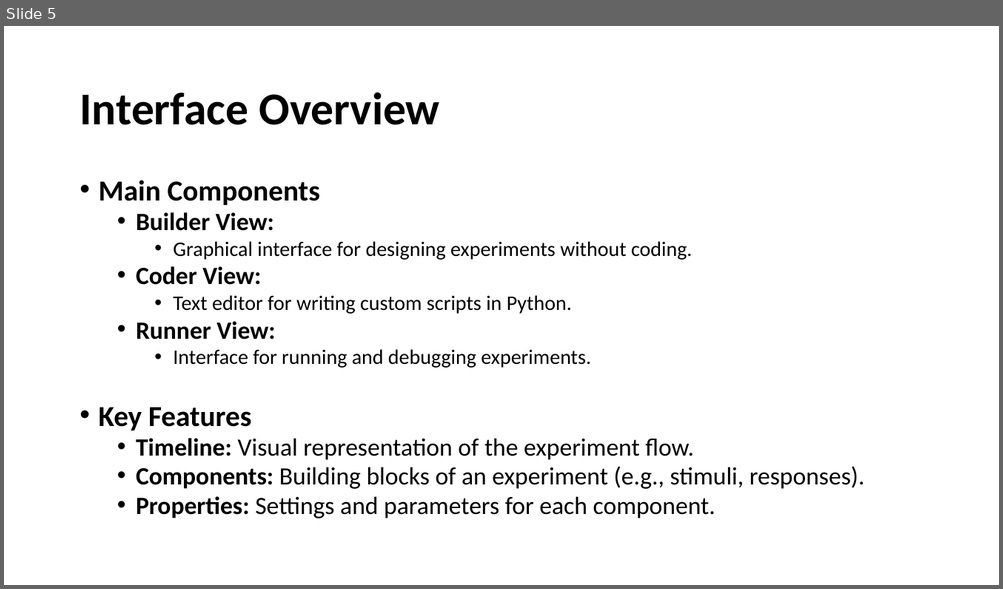
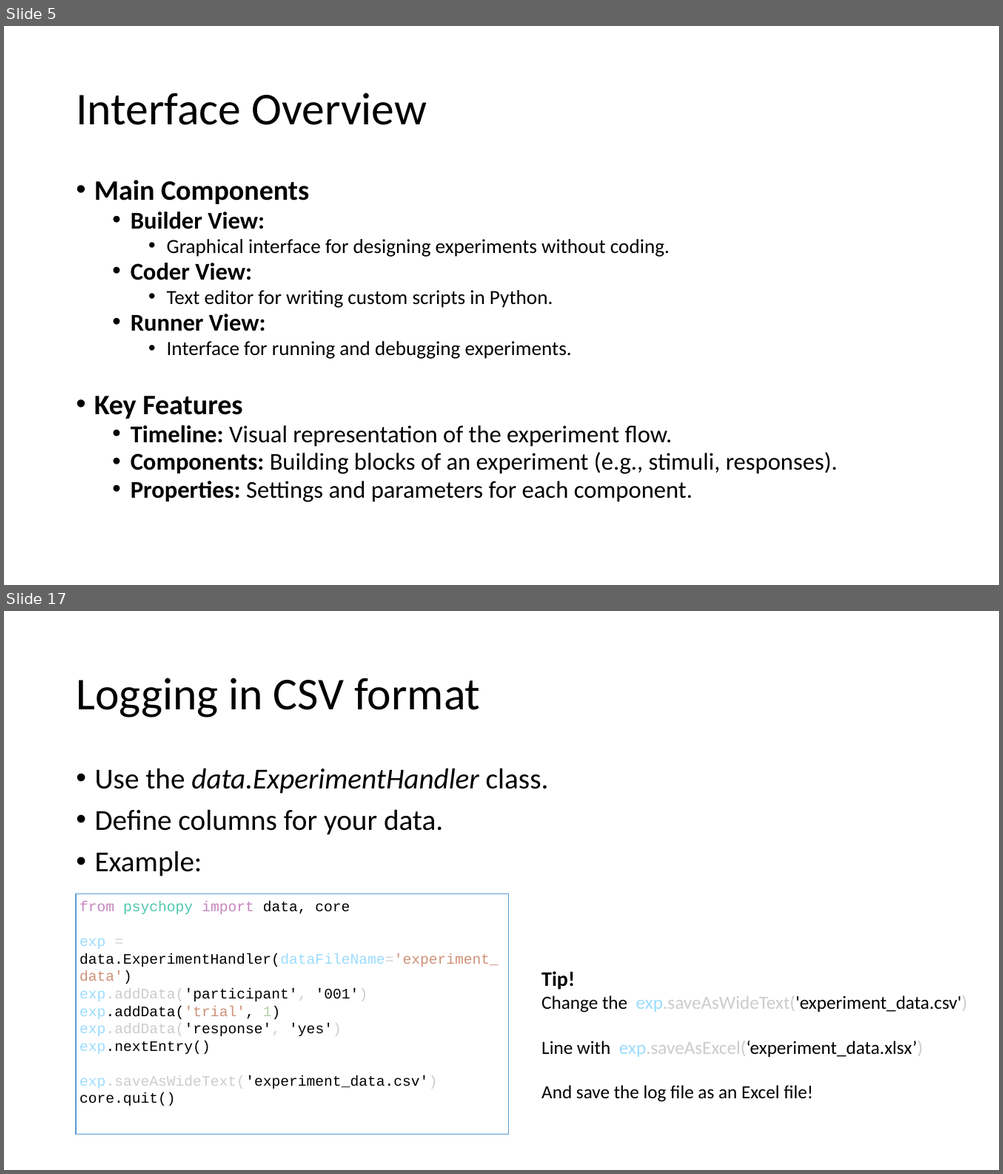
Before and after one commit to caggursoy/PsychoPy-Intro-Course, a slide deck: intro-psychopy/part2.pptx. Shown one above the other, each under a label of ours: slide 5 before the commit, slides 5 and 17 after it; the slides between them are not shown. The pictures are 1003x589 and 1003x1174 pixels, drawn with LibreOffice and Linux fonts; fonts in the diff are those of the drawing. Boxes give left, top, right and bottom in pixels: in the first picture for what was removed or moved away, otherwise in the second. Text is boxed around its words. In the diff, an @@ line names an element or a change of style, - is before the commit and + after.

```diff
--- a/intro-psychopy/part2.pptx
+++ b/intro-psychopy/part2.pptx
@@ slide 17 added at (4, 611, 999, 1170), background #FFFFFF @@
@@ title added at (76, 678, 481, 718), 44 pt, text #000000 @@
+Logging in CSV format
@@ text added at (95, 768, 549, 877), 28 pt, text #000000 @@
+• Use the data.ExperimentHandler class.
+• Define columns for your data.
+• Example:
@@ rectangle added at (76, 894, 509, 1135), fill #FFFFFF, outline #5B9BD5 1 pt, 14 pt, text #000000 @@
+from psychopy import data, core
+exp = data.ExperimentHandler(dataFileName='experiment_data')
+exp.addData('participant', '001')
+exp.addData('trial', 1)
+exp.addData('response', 'yes')
+exp.nextEntry()
+exp.saveAsWideText('experiment_data.csv')
+core.quit()
@@ text added at (541, 971, 967, 1102), 18 pt, text #000000 @@
+Tip!
+Change the exp.saveAsWideText('experiment_data.csv')
+Line with exp.saveAsExcel(‘experiment_data.xlsx’)
+And save the log file as an Excel file!
@@ slide 5 changed as well @@
@@ title "Interface Overview" at (76, 93, 427, 125): bold off @@
@@ text "Main Components" at (94, 180, 837, 503): size 28 to 27.2 pt in "Main Components", "Key Features"; size 24 to 23.3 pt in "Builder View:", "Coder View:", "Runner View:", "Timeline: Visual representation of the experiment flow." and 2 more places; size 20 to 19.4 pt in "Graphical interface for designing experiments without coding ...", "Text editor for writing custom scripts in ...", "Interface for running and debugging experiments."; indent changed; line spacing 0.8 to 0.81; less space between paragraphs @@
```
Also in this commit, not shown: 6 other slides changed, 12 other slides added, 1 other file.
